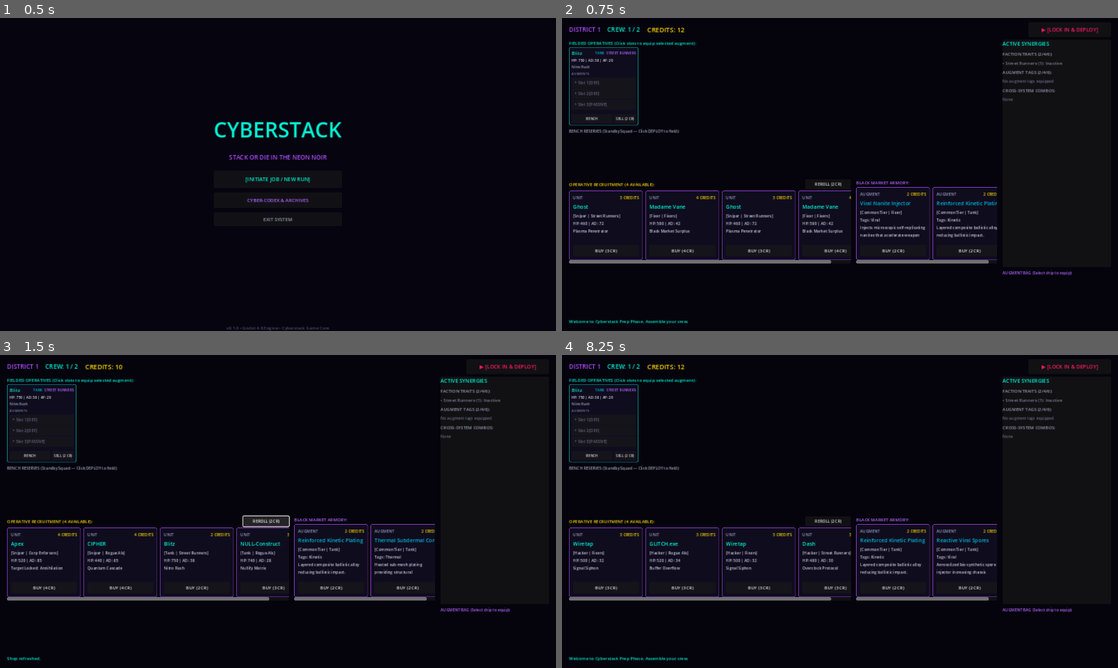
Above: before the commit, frames 1-4 (two rows, left to right).
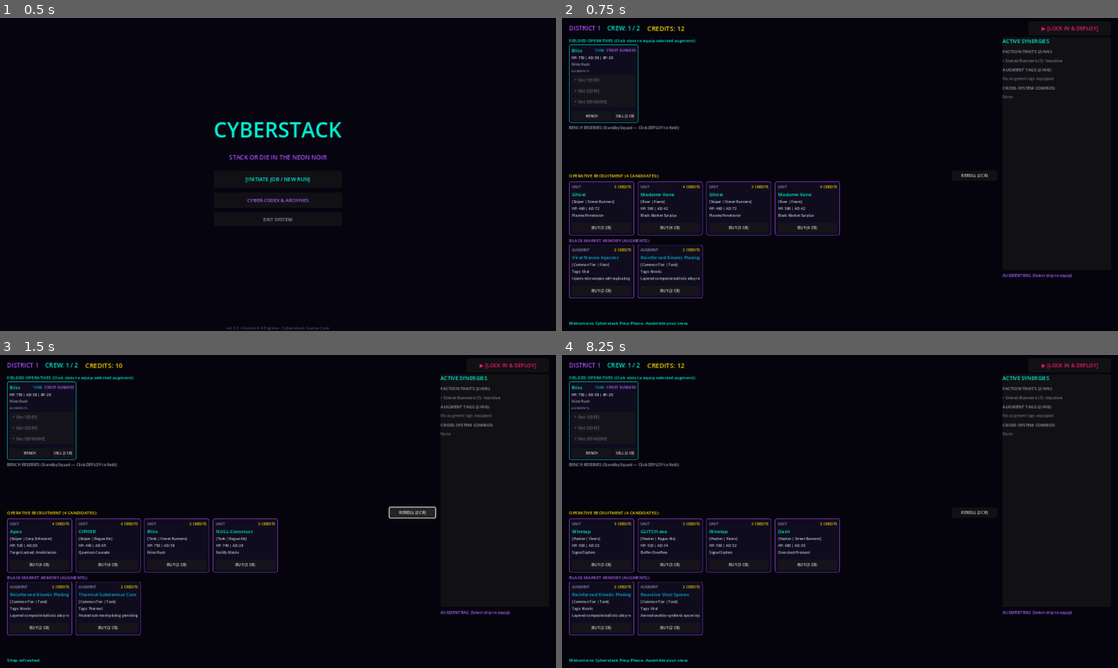
Above: after the commit, the same moments.

Repository: TheStickface/Cyberstack
Game: Godot game, scene res://src/ui/screens/Main.tscn
Two runs of this game, one before a commit and one after it. Both use one fixed random seed, a clock stepped at 60 frames per second and the inputs below.
Inputs:
- Up to frame 1 (0.5 s): no input
- Up to frame 2 (0.75 s): click "[INITIATE JOB / NEW RUN]" at 0.5 s
- Up to frame 3 (1.5 s): click "REROLL (2 CR)" at 1.25 s
- Up to frame 4 (8.25 s): click "▶ [LOCK IN & DEPLOY]" at 2 s; click "ENTER COMBAT [⚔ FIGHT]" at 2.75 s; click "SPEED: 1x" at 3.5 s; click "SPEED: 2x" at 4.25 s; click "SPEED: 4x" at 5 s; click "⚡ FAST RESOLVE" at 5.75 s; click "TERMINATE MISSION ▶" at 6.5 s; click "RETURN TO MAIN TERMINAL" at 7.25 s; click "[INITIATE JOB / NEW RUN]" at 8 s

Frame 1 is identical in both runs. In frame 2, 9.0% of the frame differs, in the area x 1-97%, y 2-99%; in frame 3, 9.3%; in frame 4, 9.0%.

Commit message:
fix(ui): stack Armory shelf below Crew Recruitment shelf with full board width and compact cards to eliminate horizontal scrollbars

Diff:
--- a/src/ui/components/ShopSlotCard.tscn
+++ b/src/ui/components/ShopSlotCard.tscn
@@ -15,23 +15,23 @@
 corner_radius_bottom_left = 4
 
 [node name="ShopSlotCard" type="PanelContainer"]
-custom_minimum_size = Vector2(170, 160)
-offset_right = 170.0
-offset_bottom = 160.0
+custom_minimum_size = Vector2(150, 105)
+offset_right = 150.0
+offset_bottom = 105.0
 mouse_filter = 0
 theme_override_styles/panel = SubResource("StyleBoxFlat_shop_slot")
 script = ExtResource("1_slot")
 
 [node name="Margin" type="MarginContainer" parent="."]
 layout_mode = 2
-theme_override_constants/margin_left = 8
-theme_override_constants/margin_top = 8
-theme_override_constants/margin_right = 8
-theme_override_constants/margin_bottom = 8
+theme_override_constants/margin_left = 6
+theme_override_constants/margin_top = 5
+theme_override_constants/margin_right = 6
+theme_override_constants/margin_bottom = 5
 
 [node name="VBox" type="VBoxContainer" parent="Margin"]
 layout_mode = 2
-theme_override_constants/separation = 4
+theme_override_constants/separation = 2
 
 [node name="Header" type="HBoxContainer" parent="Margin/VBox"]
 layout_mode = 2
@@ -39,21 +39,21 @@
 [node name="TypeLabel" type="Label" parent="Margin/VBox/Header"]
 layout_mode = 2
 theme_override_colors/font_color = Color(0.6, 0.6, 0.75, 1)
-theme_override_font_sizes/font_size = 9
+theme_override_font_sizes/font_size = 8
 text = "OPERATIVE"
 
 [node name="CostLabel" type="Label" parent="Margin/VBox/Header"]
 layout_mode = 2
 size_flags_horizontal = 3
 theme_override_colors/font_color = Color(1, 0.85, 0, 1)
-theme_override_font_sizes/font_size = 9
+theme_override_font_sizes/font_size = 8
 text = "3 CREDITS"
 horizontal_alignment = 2
 
 [node name="NameLabel" type="Label" parent="Margin/VBox"]
 layout_mode = 2
 theme_override_colors/font_color = Color(0, 0.95, 0.83, 1)
-theme_override_font_sizes/font_size = 12
+theme_override_font_sizes/font_size = 11
 text = "Blitz"
 clip_text = true
 
@@ -61,16 +61,14 @@
 layout_mode = 2
 size_flags_vertical = 3
 theme_override_colors/font_color = Color(0.8, 0.8, 0.88, 1)
-theme_override_font_sizes/font_size = 9
-text = "[TANK | RUNNERS]
-HP: 750 | AD: 38"
-autowrap_mode = 2
+theme_override_font_sizes/font_size = 8
+text = "[TANK | RUNNERS] HP: 750"
 clip_text = true
 
 [node name="BuyBtn" type="Button" parent="Margin/VBox"]
-custom_minimum_size = Vector2(0, 26)
+custom_minimum_size = Vector2(0, 20)
 layout_mode = 2
-theme_override_font_sizes/font_size = 10
+theme_override_font_sizes/font_size = 9
 text = "BUY (3 CR)"
 
 [connection signal="pressed" from="Margin/VBox/BuyBtn" to="." method="_on_buy_btn_pressed"]
--- a/src/ui/screens/PrepScreen.gd
+++ b/src/ui/screens/PrepScreen.gd
@@ -23,9 +23,9 @@
 
 @onready var field_container: HBoxContainer = $Margin/VBox/MainBody/BoardArea/FieldSection/FieldScroll/FieldContainer
 @onready var bench_container: HBoxContainer = $Margin/VBox/MainBody/BoardArea/BenchSection/BenchScroll/BenchContainer
-@onready var crew_shop_container: HBoxContainer = $Margin/VBox/MainBody/BoardArea/MarketSection/CrewShop/CrewShopScroll/CrewShopContainer
-@onready var augment_shop_container: HBoxContainer = $Margin/VBox/MainBody/BoardArea/MarketSection/AugmentShop/AugmentShopScroll/AugmentShopContainer
-@onready var reroll_btn: Button = $Margin/VBox/MainBody/BoardArea/MarketSection/CrewShop/CrewShopHeader/RerollBtn
+@onready var crew_shop_container: HBoxContainer = $Margin/VBox/MainBody/BoardArea/CrewShop/CrewShopScroll/CrewShopContainer
+@onready var augment_shop_container: HBoxContainer = $Margin/VBox/MainBody/BoardArea/AugmentShop/AugmentShopScroll/AugmentShopContainer
+@onready var reroll_btn: Button = $Margin/VBox/MainBody/BoardArea/CrewShop/CrewShopHeader/RerollBtn
 
 @onready var synergy_hud: SynergyTrackerHUD = $Margin/VBox/MainBody/Sidebar/SynergyTrackerHUD
 @onready var augment_tray: HBoxContainer = $Margin/VBox/MainBody/Sidebar/AugmentTray/AugmentScroll/AugmentContainer
--- a/src/ui/screens/PrepScreen.tscn
+++ b/src/ui/screens/PrepScreen.tscn
@@ -29,16 +29,16 @@
 grow_horizontal = 2
 grow_vertical = 2
 theme_override_constants/margin_left = 16
-theme_override_constants/margin_top = 10
+theme_override_constants/margin_top = 8
 theme_override_constants/margin_right = 16
-theme_override_constants/margin_bottom = 10
+theme_override_constants/margin_bottom = 8
 
 [node name="VBox" type="VBoxContainer" parent="Margin"]
 layout_mode = 2
-theme_override_constants/separation = 6
+theme_override_constants/separation = 4
 
 [node name="TopBar" type="HBoxContainer" parent="Margin/VBox"]
-custom_minimum_size = Vector2(0, 34)
+custom_minimum_size = Vector2(0, 32)
 layout_mode = 2
 theme_override_constants/separation = 16
 
@@ -62,7 +62,7 @@
 text = "CREDITS: 12"
 
 [node name="LockInBtn" type="Button" parent="Margin/VBox/TopBar"]
-custom_minimum_size = Vector2(190, 32)
+custom_minimum_size = Vector2(190, 30)
 layout_mode = 2
 theme_override_colors/font_color = Color(1, 0.1, 0.4, 1)
 theme_override_font_sizes/font_size = 12
@@ -76,7 +76,7 @@
 [node name="BoardArea" type="VBoxContainer" parent="Margin/VBox/MainBody"]
 layout_mode = 2
 size_flags_horizontal = 3
-theme_override_constants/separation = 6
+theme_override_constants/separation = 4
 
 [node name="FieldSection" type="VBoxContainer" parent="Margin/VBox/MainBody/BoardArea"]
 layout_mode = 2
@@ -89,7 +89,7 @@
 text = "FIELDED OPERATIVES (Click slots to equip selected augment):"
 
 [node name="FieldScroll" type="ScrollContainer" parent="Margin/VBox/MainBody/BoardArea/FieldSection"]
-custom_minimum_size = Vector2(0, 165)
+custom_minimum_size = Vector2(0, 160)
 layout_mode = 2
 vertical_scroll_mode = 0
 
@@ -110,7 +110,7 @@
 text = "BENCH RESERVES (Standby Squad — Click DEPLOY to field):"
 
 [node name="BenchScroll" type="ScrollContainer" parent="Margin/VBox/MainBody/BoardArea/BenchSection"]
-custom_minimum_size = Vector2(0, 95)
+custom_minimum_size = Vector2(0, 85)
 layout_mode = 2
 vertical_scroll_mode = 0
 
@@ -120,71 +120,60 @@
 size_flags_vertical = 3
 theme_override_constants/separation = 6
 
-[node name="MarketSection" type="HBoxContainer" parent="Margin/VBox/MainBody/BoardArea"]
-custom_minimum_size = Vector2(0, 170)
-layout_mode = 2
-theme_override_constants/separation = 12
-
-[node name="CrewShop" type="VBoxContainer" parent="Margin/VBox/MainBody/BoardArea/MarketSection"]
-layout_mode = 2
-size_flags_horizontal = 3
-size_flags_stretch_ratio = 2.0
-theme_override_constants/separation = 3
-
-[node name="CrewShopHeader" type="HBoxContainer" parent="Margin/VBox/MainBody/BoardArea/MarketSection/CrewShop"]
-layout_mode = 2
-
-[node name="Label" type="Label" parent="Margin/VBox/MainBody/BoardArea/MarketSection/CrewShop/CrewShopHeader"]
+[node name="CrewShop" type="VBoxContainer" parent="Margin/VBox/MainBody/BoardArea"]
+layout_mode = 2
+theme_override_constants/separation = 2
+
+[node name="CrewShopHeader" type="HBoxContainer" parent="Margin/VBox/MainBody/BoardArea/CrewShop"]
+layout_mode = 2
+
+[node name="Label" type="Label" parent="Margin/VBox/MainBody/BoardArea/CrewShop/CrewShopHeader"]
 layout_mode = 2
 size_flags_horizontal = 3
 theme_override_colors/font_color = Color(1, 0.85, 0, 1)
 theme_override_font_sizes/font_size = 10
-text = "OPERATIVE RECRUITMENT (4 AVAILABLE):"
-
-[node name="RerollBtn" type="Button" parent="Margin/VBox/MainBody/BoardArea/MarketSection/CrewShop/CrewShopHeader"]
-custom_minimum_size = Vector2(105, 22)
+text = "OPERATIVE RECRUITMENT (4 CANDIDATES):"
+
+[node name="RerollBtn" type="Button" parent="Margin/VBox/MainBody/BoardArea/CrewShop/CrewShopHeader"]
+custom_minimum_size = Vector2(105, 20)
 layout_mode = 2
 theme_override_font_sizes/font_size = 9
 text = "REROLL (2 CR)"
 
-[node name="CrewShopScroll" type="ScrollContainer" parent="Margin/VBox/MainBody/BoardArea/MarketSection/CrewShop"]
-custom_minimum_size = Vector2(0, 145)
-layout_mode = 2
-size_flags_vertical = 3
-vertical_scroll_mode = 0
-
-[node name="CrewShopContainer" type="HBoxContainer" parent="Margin/VBox/MainBody/BoardArea/MarketSection/CrewShop/CrewShopScroll"]
-layout_mode = 2
-size_flags_horizontal = 3
-size_flags_vertical = 3
-theme_override_constants/separation = 6
-
-[node name="AugmentShop" type="VBoxContainer" parent="Margin/VBox/MainBody/BoardArea/MarketSection"]
-layout_mode = 2
-size_flags_horizontal = 3
-size_flags_stretch_ratio = 1.0
-theme_override_constants/separation = 3
-
-[node name="AugmentShopHeader" type="HBoxContainer" parent="Margin/VBox/MainBody/BoardArea/MarketSection/AugmentShop"]
-layout_mode = 2
-
-[node name="Label" type="Label" parent="Margin/VBox/MainBody/BoardArea/MarketSection/AugmentShop/AugmentShopHeader"]
+[node name="CrewShopScroll" type="ScrollContainer" parent="Margin/VBox/MainBody/BoardArea/CrewShop"]
+custom_minimum_size = Vector2(0, 115)
+layout_mode = 2
+vertical_scroll_mode = 0
+
+[node name="CrewShopContainer" type="HBoxContainer" parent="Margin/VBox/MainBody/BoardArea/CrewShop/CrewShopScroll"]
+layout_mode = 2
+size_flags_horizontal = 3
+size_flags_vertical = 3
+theme_override_constants/separation = 8
+
+[node name="AugmentShop" type="VBoxContainer" parent="Margin/VBox/MainBody/BoardArea"]
+layout_mode = 2
+theme_override_constants/separation = 2
+
+[node name="AugmentShopHeader" type="HBoxContainer" parent="Margin/VBox/MainBody/BoardArea/AugmentShop"]
+layout_mode = 2
+
+[node name="Label" type="Label" parent="Margin/VBox/MainBody/BoardArea/AugmentShop/AugmentShopHeader"]
 layout_mode = 2
 theme_override_colors/font_color = Color(0.7, 0.4, 1, 1)
 theme_override_font_sizes/font_size = 10
-text = "BLACK MARKET ARMORY:"
-
-[node name="AugmentShopScroll" type="ScrollContainer" parent="Margin/VBox/MainBody/BoardArea/MarketSection/AugmentShop"]
-custom_minimum_size = Vector2(0, 145)
-layout_mode = 2
-size_flags_vertical = 3
-vertical_scroll_mode = 0
-
-[node name="AugmentShopContainer" type="HBoxContainer" parent="Margin/VBox/MainBody/BoardArea/MarketSection/AugmentShop/AugmentShopScroll"]
-layout_mode = 2
-size_flags_horizontal = 3
-size_flags_vertical = 3
-theme_override_constants/separation = 6
+text = "BLACK MARKET ARMORY (AUGMENTS):"
+
+[node name="AugmentShopScroll" type="ScrollContainer" parent="Margin/VBox/MainBody/BoardArea/AugmentShop"]
+custom_minimum_size = Vector2(0, 115)
+layout_mode = 2
+vertical_scroll_mode = 0
+
+[node name="AugmentShopContainer" type="HBoxContainer" parent="Margin/VBox/MainBody/BoardArea/AugmentShop/AugmentShopScroll"]
+layout_mode = 2
+size_flags_horizontal = 3
+size_flags_vertical = 3
+theme_override_constants/separation = 8
 
 [node name="Sidebar" type="VBoxContainer" parent="Margin/VBox/MainBody"]
 custom_minimum_size = Vector2(250, 0)
@@ -219,11 +208,11 @@
 theme_override_constants/separation = 6
 
 [node name="StatusLabel" type="Label" parent="Margin/VBox"]
-custom_minimum_size = Vector2(0, 20)
+custom_minimum_size = Vector2(0, 18)
 layout_mode = 2
 theme_override_colors/font_color = Color(0, 0.95, 0.83, 1)
 theme_override_font_sizes/font_size = 10
 text = "Welcome to Cyberstack Prep Phase. Assemble your crew."
 
 [connection signal="pressed" from="Margin/VBox/TopBar/LockInBtn" to="." method="_on_lock_in_pressed"]
-[connection signal="pressed" from="Margin/VBox/MainBody/BoardArea/MarketSection/CrewShop/CrewShopHeader/RerollBtn" to="." method="_on_reroll_pressed"]
+[connection signal="pressed" from="Margin/VBox/MainBody/BoardArea/CrewShop/CrewShopHeader/RerollBtn" to="." method="_on_reroll_pressed"]
